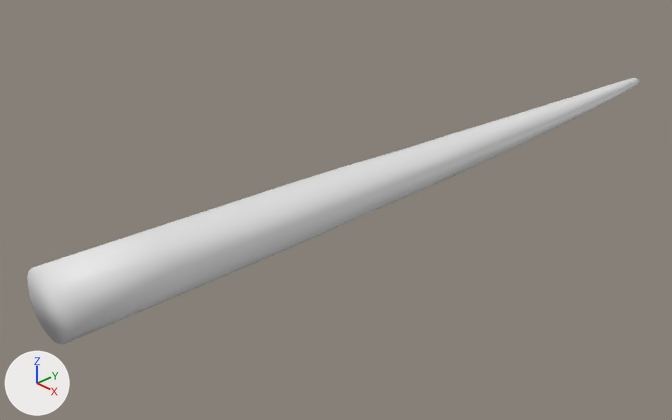
Renders of the Blender file blender/snake3.blend from each side of a commit.
Both versions are drawn from a camera (50 mm lens) standing at (0.367, -0.378, 0.253) and looking at (-0.029, -0.002, -0.012). The lights are fixed; the arrows at lower left show +X, +Y and +Z.

In view in the first picture: 'COBRA'.
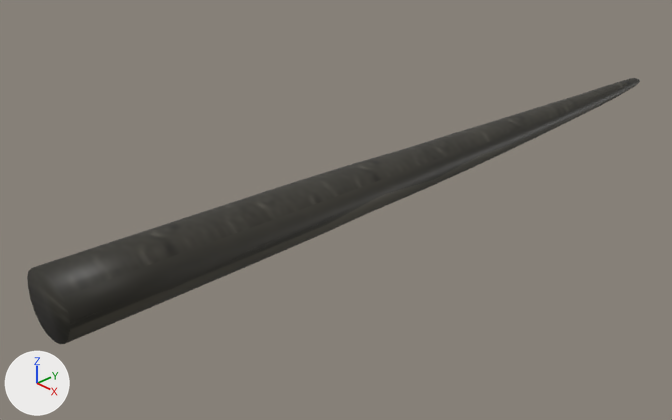
Location of each change, (x1, y1, x2, y2) in pixels of the pictures (672 x 420 px):
'COBRA', recoloured (white to black): (27, 78, 640, 344) in both

The change in detail:
Picture 'COBRA.TIF' (img_cobra_tif) is new.
Material 'Material.001' (mat_material_001) is new.
Its texture is img_cobra_tif.
me_cobra has 202 vertices, 383 faces and spans x -0.02..0.02, y -0.001..0.037, z -1.071..-0.537.
me_cobra now uses material mat_material_001 (picture img_cobra_tif).
